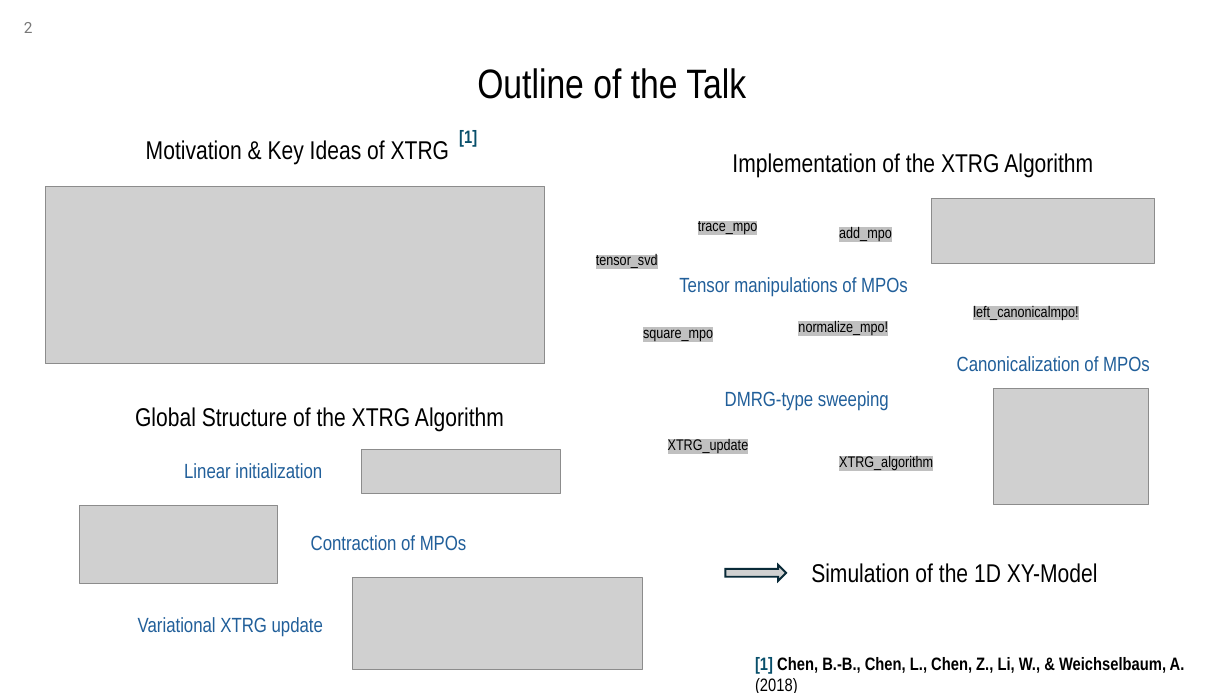
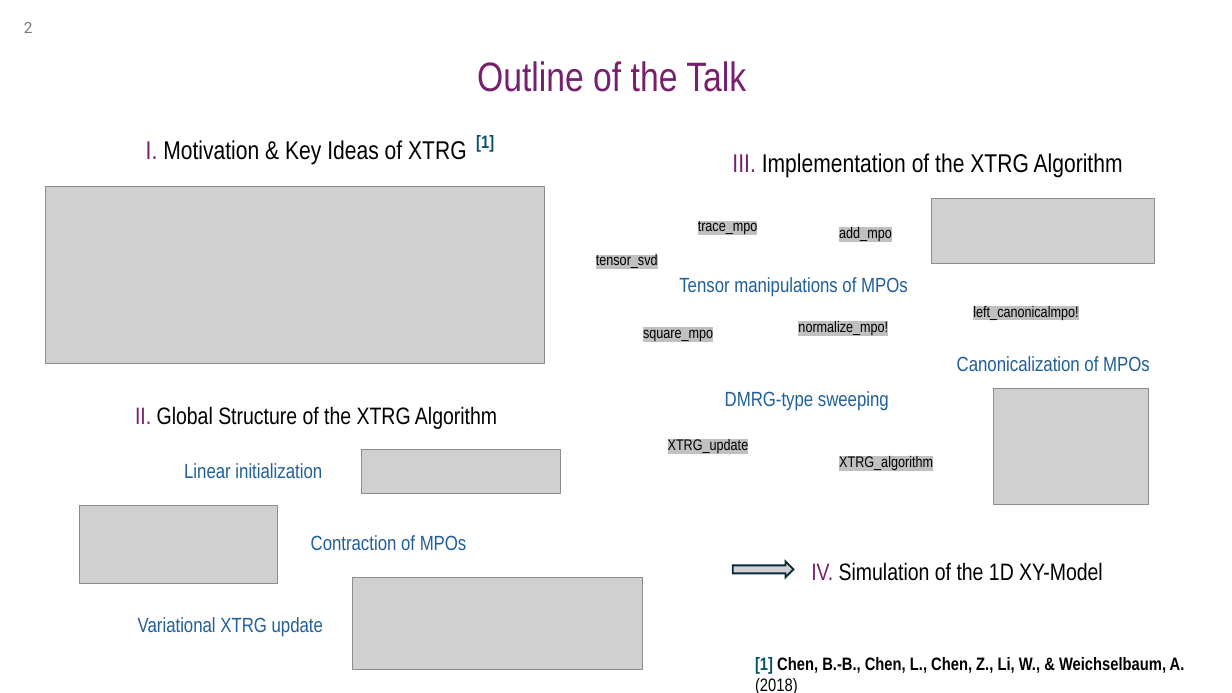
Before and after one commit to MrHighsenberg/XTRG-Algorithm, a slide deck: slide 2 of presentation/Term_Project_XTRG_Presentation.pptx. Drawn at 1232x693 pixels with LibreOffice and Linux fonts; fonts in the diff are those of the drawing; grey boxes stand for pictures. Boxes give left, top, right and bottom in pixels: in the first picture for what was removed or moved away, otherwise in the second. Text is boxed around its words. In the diff, an @@ line names an element or a change of style, - is before the commit and + after.

```diff
--- a/presentation/Term_Project_XTRG_Presentation.pptx
+++ b/presentation/Term_Project_XTRG_Presentation.pptx
@@ text "Outline of the Talk" moved from (x1=477, y1=68, x2=746, y2=99) to (x1=477, y1=61, x2=746, y2=92) @@
@@ text "Outline of the Talk" at (x1=477, y1=61, x2=746, y2=92): text colour #000000 to #78206E @@
@@ text at (x1=146, y1=140, x2=466, y2=165): text changed @@
-Motivation & Key Ideas of XTRG
+I. Motivation & Key Ideas of XTRG
@@ text "[1]" moved from (x1=459, y1=129, x2=477, y2=147) to (x1=476, y1=134, x2=494, y2=152) @@
@@ text at (x1=732, y1=153, x2=1123, y2=178): text changed @@
-Implementation of the XTRG Algorithm
+III. Implementation of the XTRG Algorithm
@@ text at (x1=135, y1=406, x2=497, y2=429): text changed; size 20 to 18.5 pt @@
-Global Structure of the XTRG Algorithm
+II. Global Structure of the XTRG Algorithm
@@ right arrow moved from (x1=726, y1=565, x2=787, y2=580) to (x1=733, y1=562, x2=794, y2=578) @@
@@ text at (x1=811, y1=562, x2=1103, y2=581): text changed; size 20 to 18.5 pt @@
-Simulation of the 1D XY-Model
+IV. Simulation of the 1D XY-Model
```
Also in this commit, not shown: 22 other slides changed, 5 slides added, 2 slides removed, 7 other files.
